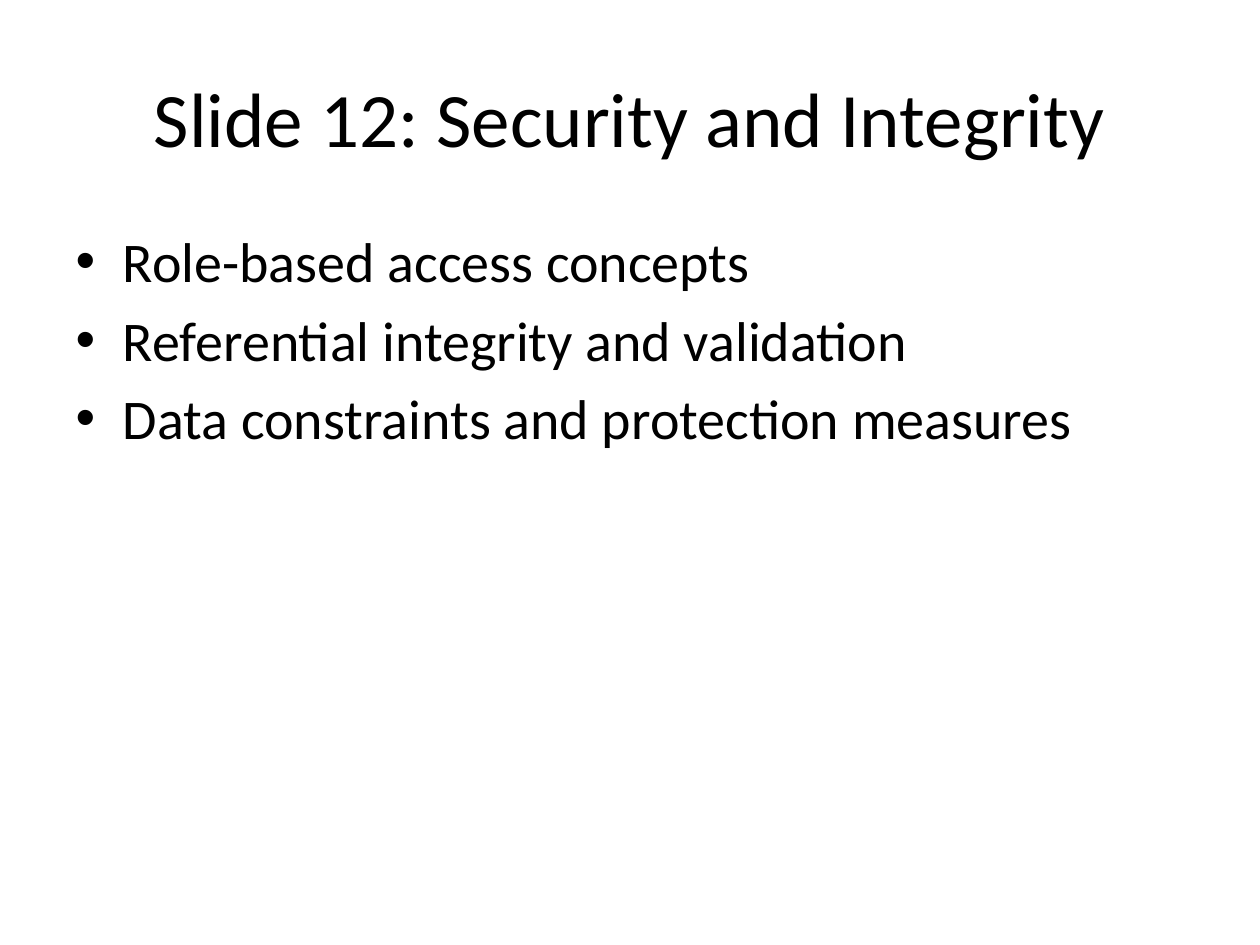
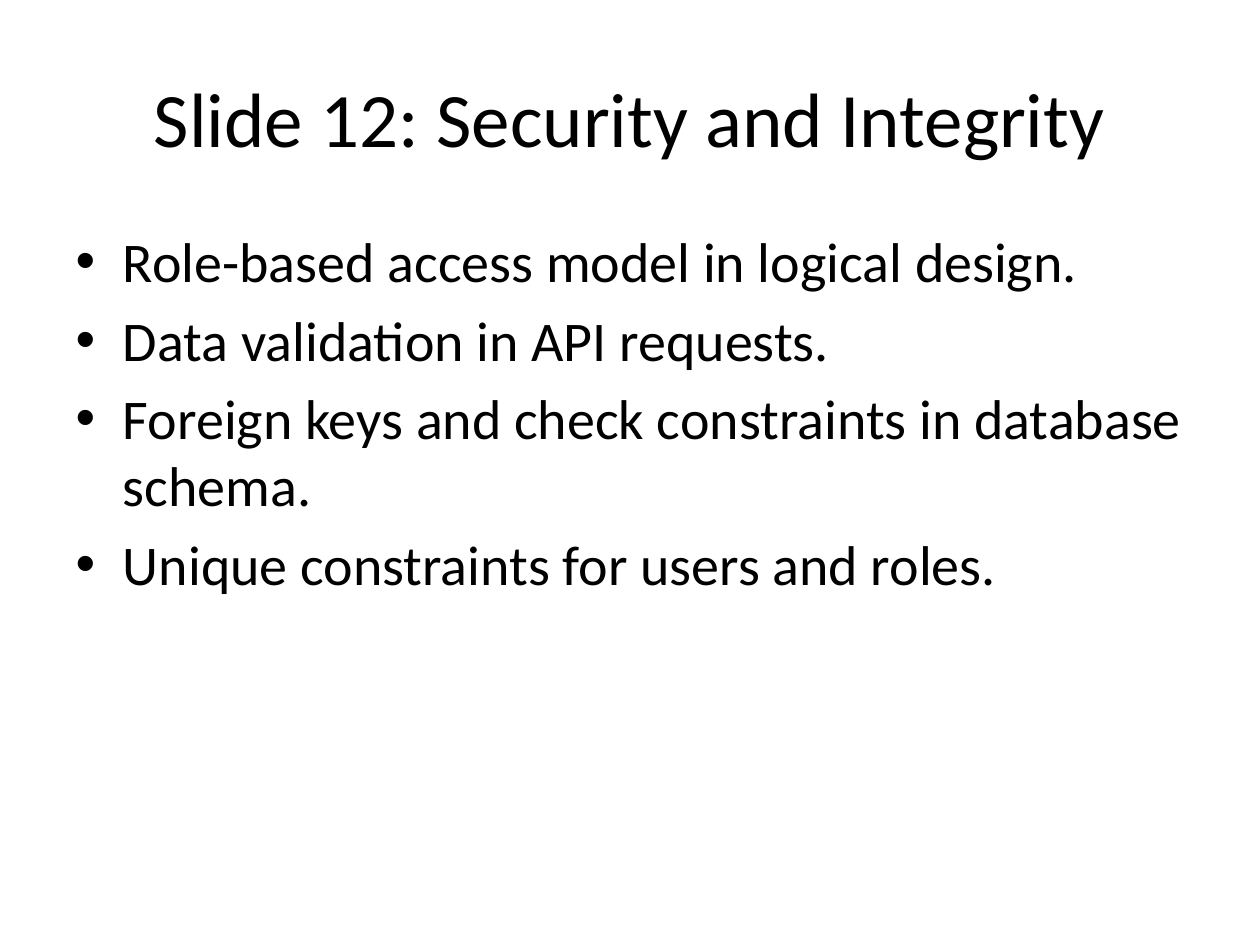
Before and after one commit to Icradle-Innovations-Ltd/cou-mis, a slide deck: slide 12 of Coursework/CoU-MIS_Presentation.pptx. Drawn at 1260x945 pixels with LibreOffice and Linux fonts; fonts in the diff are those of the drawing. Boxes give left, top, right and bottom in pixels: in the first picture for what was removed or moved away, otherwise in the second. Text is boxed around its words. In the diff, an @@ line names an element or a change of style, - is before the commit and + after.

Commit message:
Add PostgreSQL support and Railway deployment
Enable optional PostgreSQL backing and add deployment assets. server.js now uses pg Pool when DATABASE_URL is configured (falls back to in-memory data), adds DEFAULT_HOUSEHOLD_ID handling, input validation, and implements DB queries for members, sacraments, transactions, and summary endpoints. Added Dockerfile, .dockerignore, .env.example, and a Railway deployment guide; updated README and package.json (added pg). Inserted seed data into sql/schema.sql and included minor presentation/report/outline updates.

```diff
--- a/Coursework/CoU-MIS_Presentation.pptx
+++ b/Coursework/CoU-MIS_Presentation.pptx
@@ text at (x1=123, y1=243, x2=1181, y2=594): text changed @@
-• Role-based access concepts
-• Referential integrity and validation
-• Data constraints and protection measures
+• Role-based access model in logical design.
+• Data validation in API requests.
+• Foreign keys and check constraints in database schema.
+• Unique constraints for users and roles.
```
Also in this commit, not shown: 13 other slides changed, 1 slide added, 1 slide removed, 10 other files.
